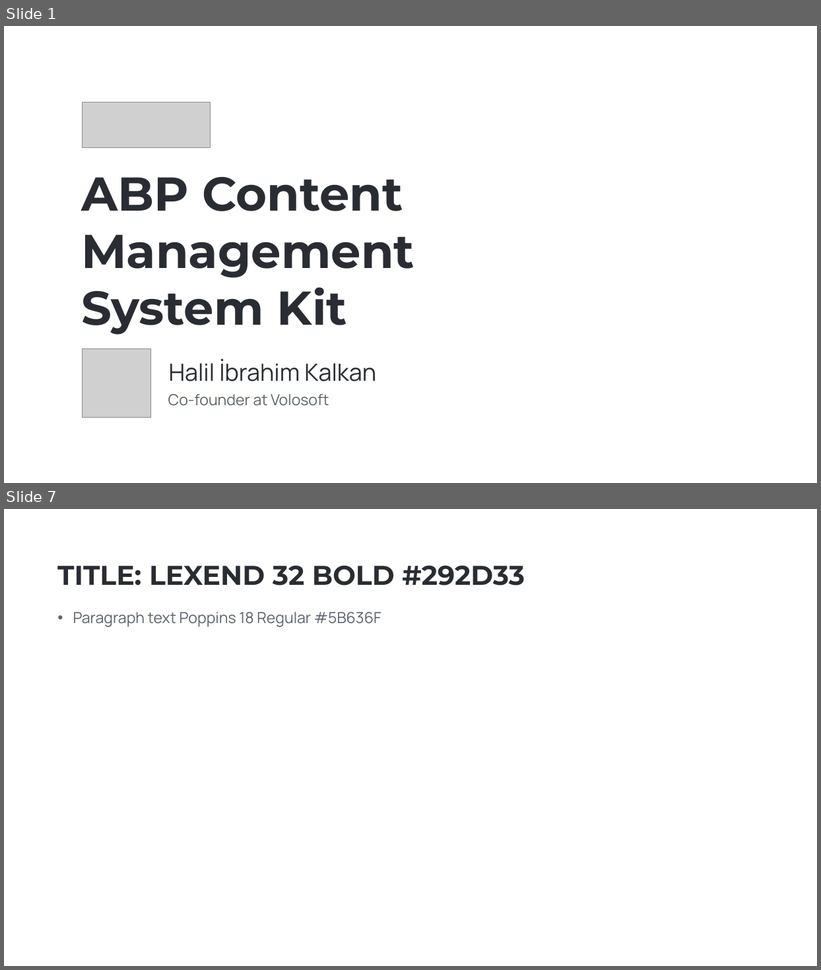
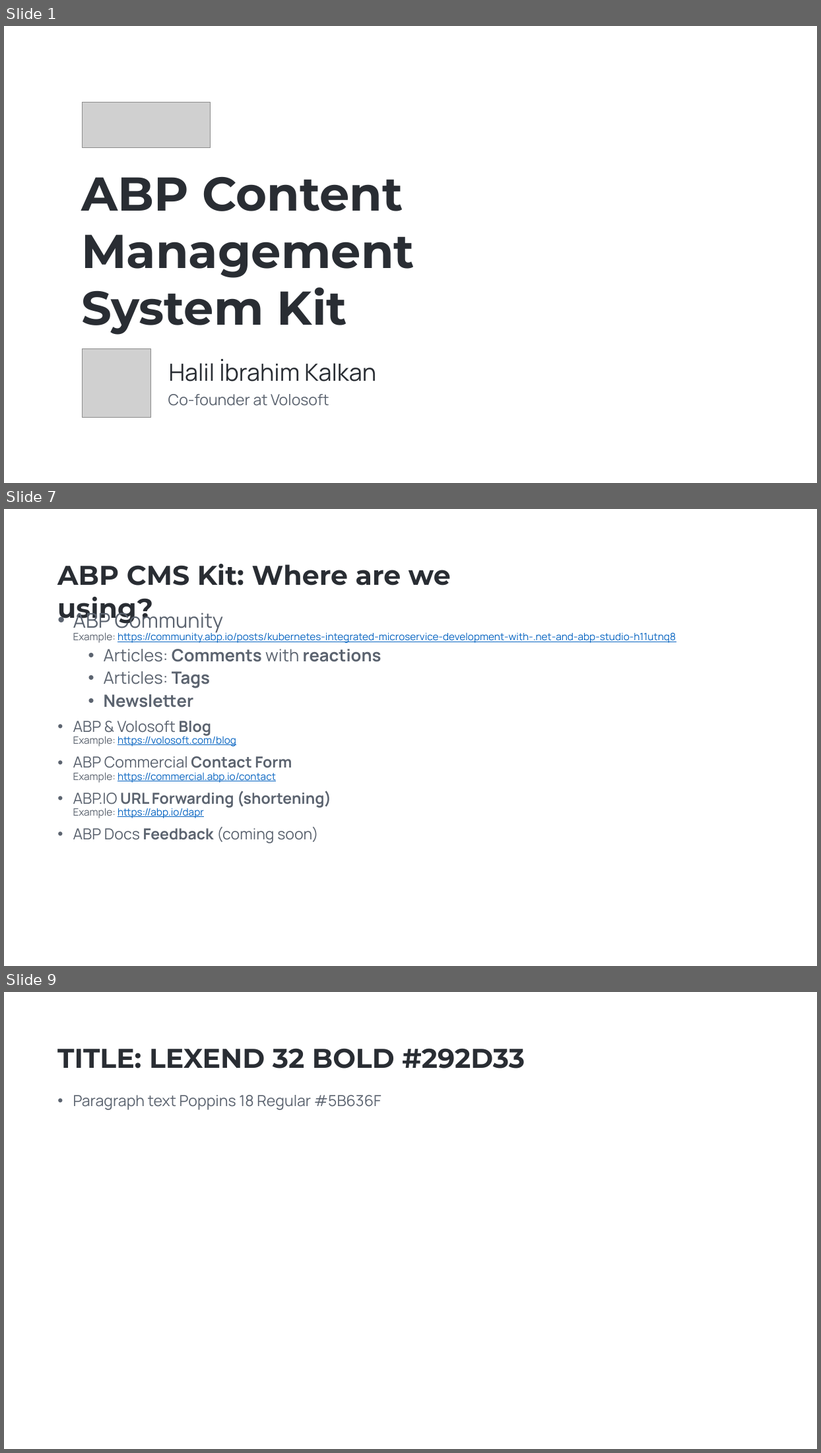
Before and after one commit to hikalkan/presentations, a slide deck: 2023-09-28 ABP CMS Kit/ABP CMS Kit.pptx. Shown one above the other, each under a label of ours: slides 1 and 7 before the commit, slides 1, 7 and 9 after it; the slides between them are not shown. The pictures are 821x970 and 821x1453 pixels, drawn with LibreOffice and Linux fonts; fonts in the diff are those of the drawing; grey boxes stand for pictures; background and template pictures are left out. Boxes give left, top, right and bottom in pixels: in the first picture for what was removed or moved away, otherwise in the second. Text is boxed around its words. In the diff, an @@ line names an element or a change of style, - is before the commit and + after.

```diff
--- a/2023-09-28 ABP CMS Kit/ABP CMS Kit.pptx
+++ b/2023-09-28 ABP CMS Kit/ABP CMS Kit.pptx
@@ slide 7 added at (x1=4, y1=509, x2=817, y2=966), background picture (left out) @@
@@ text added at (x1=57, y1=564, x2=451, y2=625), 32 pt, text #292D33, bold @@
+ABP CMS Kit: Where are we using?
@@ text added at (x1=73, y1=609, x2=676, y2=844), 12 pt, text #5B636F @@
+• ABP Community
+  Example: https://community.abp.io/posts/kubernetes-integrated-microservice-development-with-.net-and-abp-studio-h11utnq8
+  • Articles: Comments with reactions
+  • Articles: Tags
+  • Newsletter
+• ABP & Volosoft Blog
+  Example: https://volosoft.com/blog
+• ABP Commercial Contact Form
+  Example: https://commercial.abp.io/contact
+• ABP.IO URL Forwarding (shortening)
+  Example: https://abp.io/dapr
+• ABP Docs Feedback (coming soon)
@@ what was slide 7 is now slide 9 @@
```
Also in this commit, not shown: 6 other slides added, 2 slides removed.
